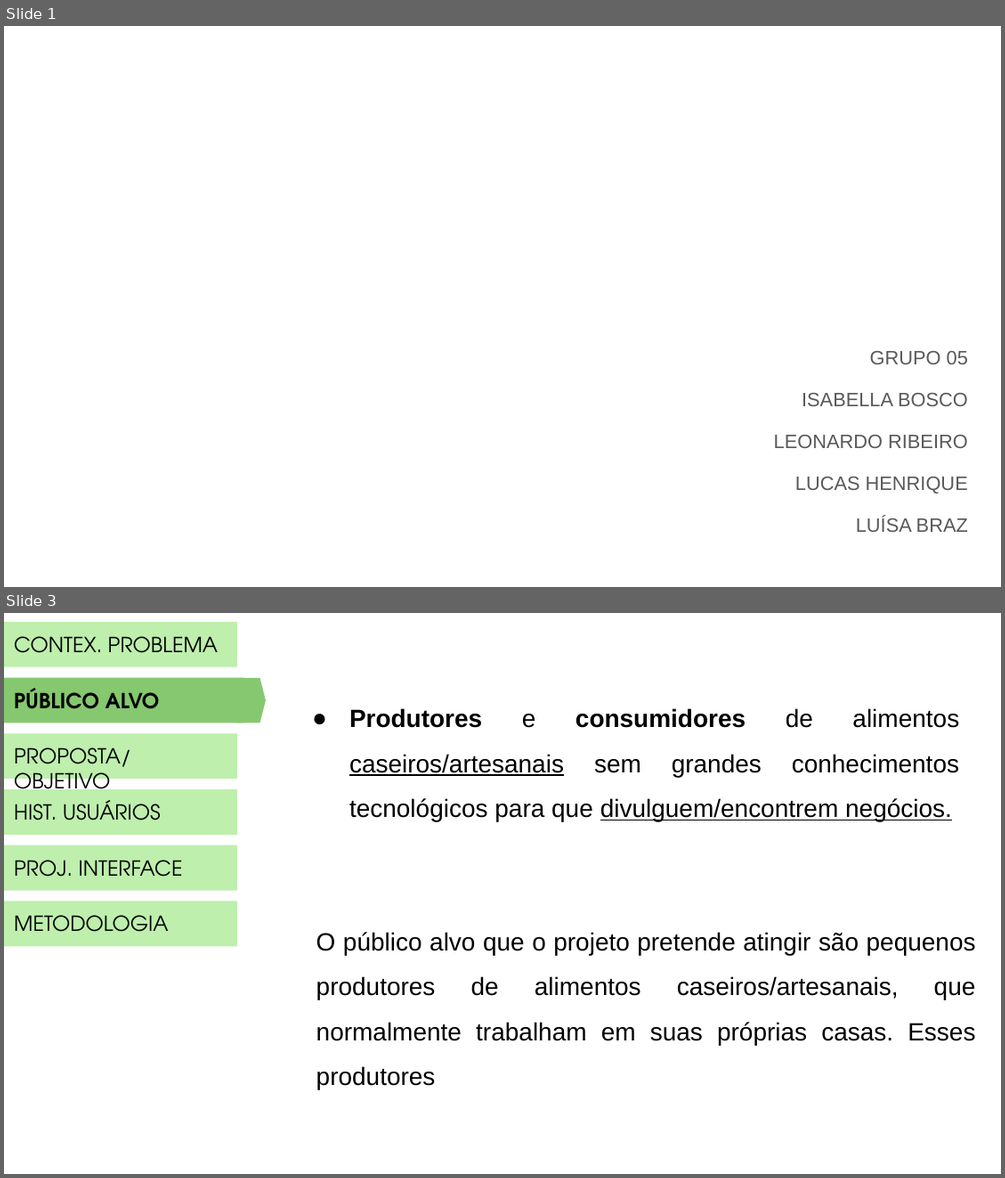
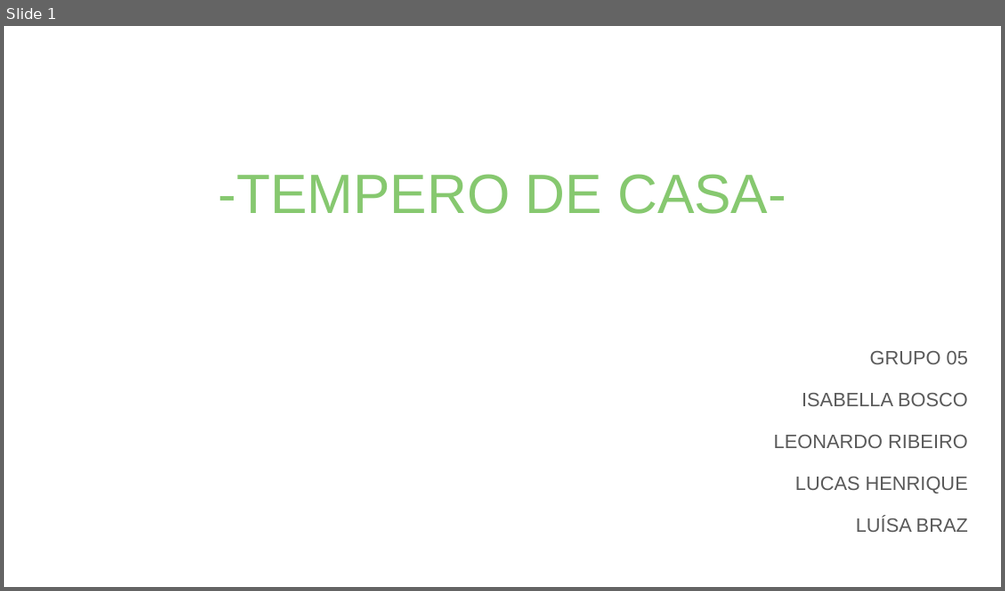
Before and after one commit to PSG-TIAPN-2022-1/psg-tiapn-2023-1-minha-avo-que-fez, a slide deck: docs/apresentacao/LANCHES DA VOVÓ.pptx. Shown one above the other, each under a label of ours: slides 1 and 3 before the commit, slide 1 after it; the slides between them are not shown. The pictures are 1005x1178 and 1005x591 pixels, drawn with LibreOffice and Linux fonts; fonts in the diff are those of the drawing. Boxes give left, top, right and bottom in pixels: in the first picture for what was removed or moved away, otherwise in the second. Text is boxed around its words. In the diff, an @@ line names an element or a change of style, - is before the commit and + after.

```diff
--- a/docs/apresentacao/LANCHES DA VOVÓ.pptx
+++ b/docs/apresentacao/LANCHES DA VOVÓ.pptx
@@ slide 3 removed at [4, 613, 1001, 1174], background #FFFFFF @@
@@ rectangle removed at [4, 622, 237, 666] @@
-CONTEX. PROBLEMA
@@ rectangle removed at [4, 678, 244, 722] @@
-PÚBLICO ALVO
@@ flow chart offpage connector removed at [237, 678, 267, 722] @@
@@ text removed at [349, 708, 959, 821] @@
-● Produtores e consumidores de alimentos caseiros/artesanais sem grandes conhecimentos tecnológicos para que divulguem/encontrem negócios.
@@ rectangle removed at [4, 734, 237, 779] @@
-PROPOSTA/OBJETIVO
@@ rectangle removed at [4, 789, 237, 835] @@
-HIST. USUÁRIOS
@@ rectangle removed at [4, 845, 237, 890] @@
-PROJ. INTERFACE
@@ rectangle removed at [4, 901, 237, 946] @@
-METODOLOGIA
@@ text removed at [316, 932, 976, 1089] @@
-O público alvo que o projeto pretende atingir são pequenos produtores de alimentos caseiros/artesanais, que normalmente trabalham em suas próprias casas. Esses produtores
@@ slide 1 changed as well @@
@@ text added at [218, 174, 786, 214], 40 pt, text #86C86F @@
+-TEMPERO DE CASA-
```
Also in this commit, not shown: 7 other slides changed, 11 slides added, 7 other slides removed.
